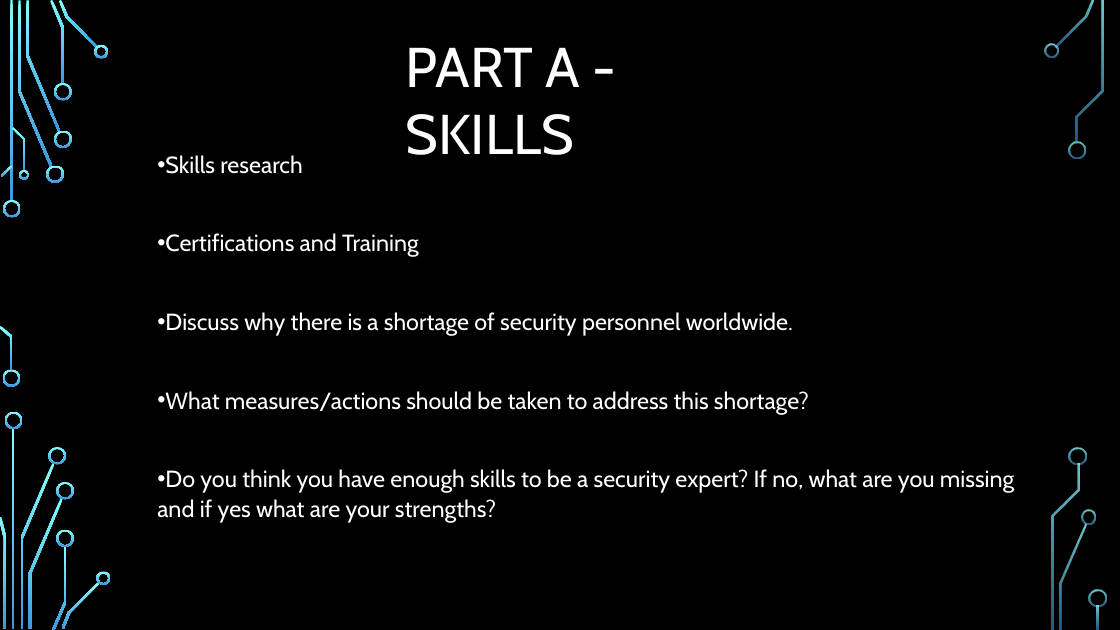
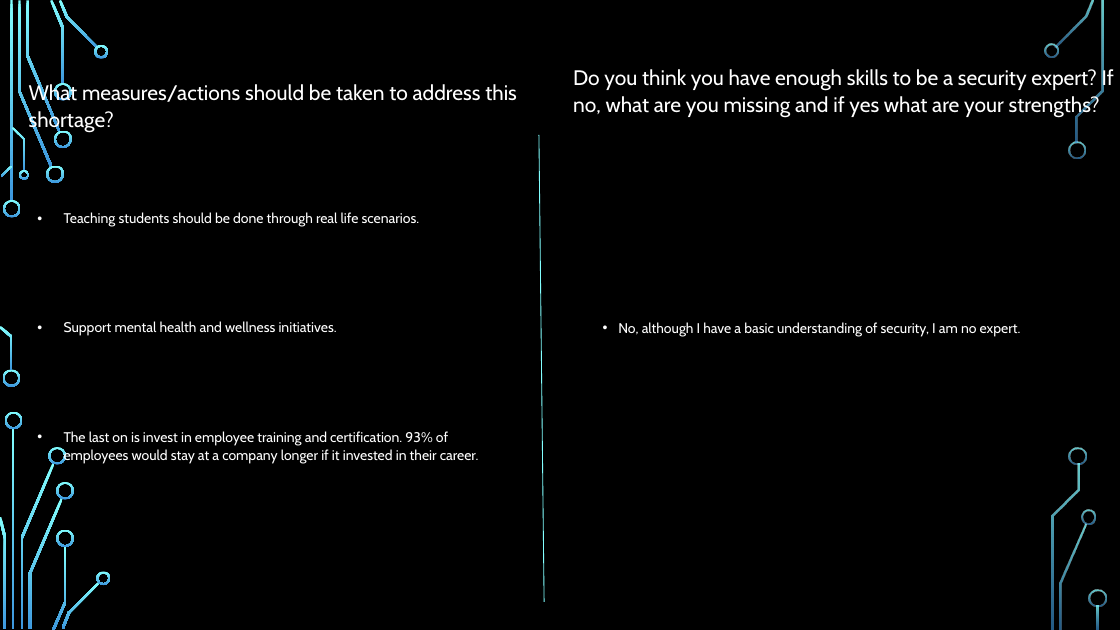
Before and after one commit to jakebolger/AS2repo, a slide deck: slide 4 of Presentation1.pptx (slide 2 before the commit). Drawn at 1120x630 pixels with LibreOffice and Linux fonts; fonts in the diff are those of the drawing; background and template pictures are left out. Boxes give left, top, right and bottom in pixels: in the first picture for what was removed or moved away, otherwise in the second. Text is boxed around its words. In the diff, an @@ line names an element or a change of style, - is before the commit and + after.

```diff
--- a/Presentation1.pptx
+++ b/Presentation1.pptx
@@ text "Do you think you have ...": place and size @@
-text "Do you think you have ..." at box(157, 155, 1014, 523)
+text "Do you think you have ..." at box(573, 67, 1114, 118)
@@ text "Do you think you have ..." at box(573, 67, 1114, 118): size 20 to 18 pt; bullet • to none @@
@@ text removed at box(406, 47, 580, 155) @@
-PART A - SKILLS
@@ text added at box(29, 82, 517, 133), 18 pt, text #FFFFFF @@
+What measures/actions should be taken to address this shortage?
@@ line added from (539, 135) to (544, 602), #82FFFF 0.75 pt @@
@@ text at box(165, 155, 809, 415): paragraphs removed @@
-• Skills research
-• Certifications and Training
-• Discuss why there is a shortage of security personnel worldwide.
-• What measures/actions should be taken to address this shortage?
@@ text added at box(64, 212, 479, 464), 12 pt, text #FFFFFF @@
+• Teaching students should be done through real life scenarios.
+• Support mental health and wellness initiatives.
+• The last on is invest in employee training and certification. 93% of employees would stay at a company longer if it invested in their career.
@@ text added at box(618, 322, 1021, 337), 12 pt, text #FFFFFF @@
+• No, although I have a basic understanding of security, I am no expert.
```
Also in this commit, not shown: 4 other slides changed, 2 slides added, 5 other files.
